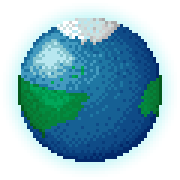
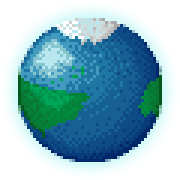
Layer changes from the first (180, 180) image to the second:
painted on "Layer" over [18, 18, 162, 162]
